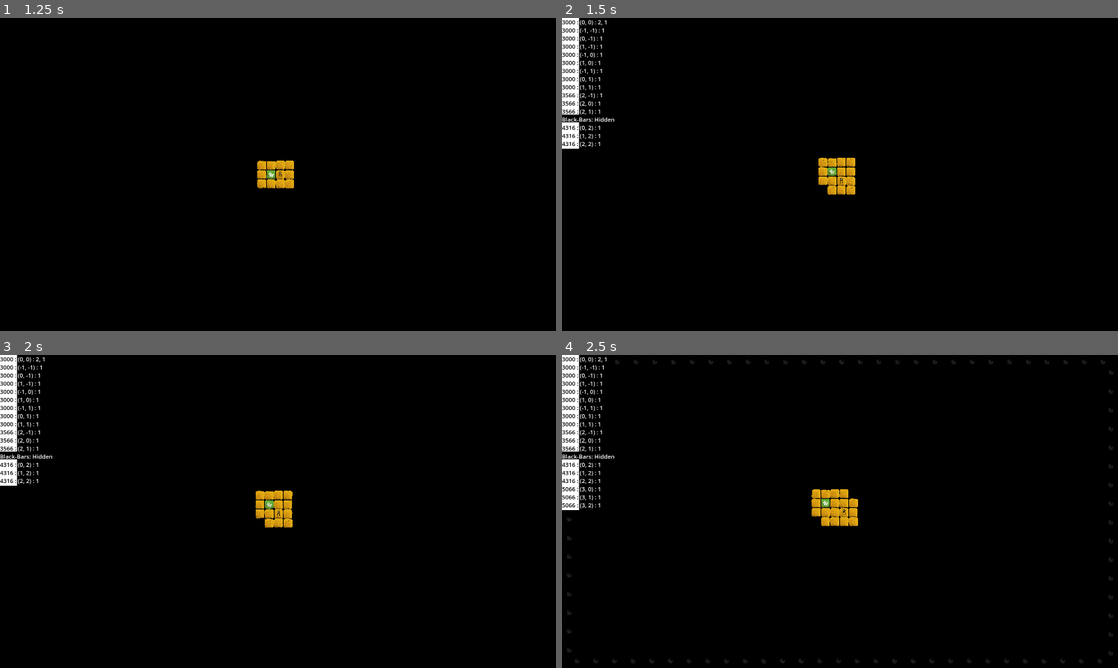
Above: before the commit, frames 1-4 (two rows, left to right).
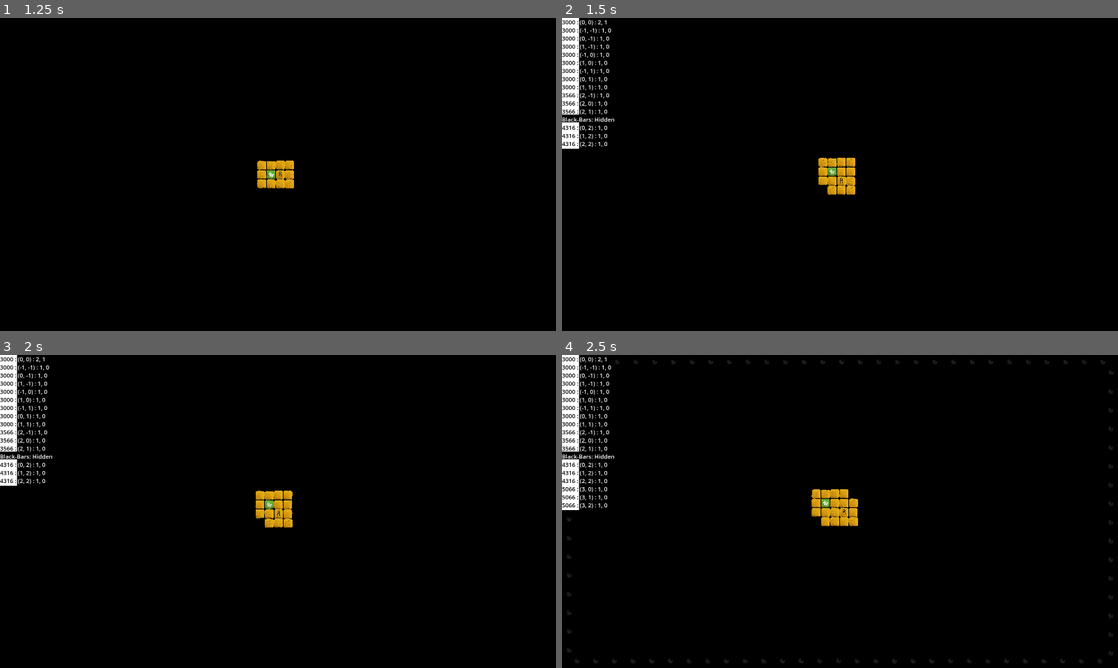
Above: after the commit, the same moments.

Repository: arrayewhy/Worlds
Game: Godot game, scene res://Scenes/Main.tscn
Same seed, same stepped clock (60 frames per second), same inputs: the game is played once before the commit and once after it.
Inputs:
- Up to frame 1 (1.25 s): tap Enter (Enter) at 0.5, 0.6 s; hold D (Right) from 0.53 s (still down)
- Up to frame 2 (1.5 s): release D (Right) at 1.28 s; hold S (Down) from 1.28 s (still down); tap ` (Tilde) at 1.35 s
- Up to frame 3 (2 s): keep holding S (Down)
- Up to frame 4 (2.5 s): release S (Down) at 2.03 s; hold D (Right) from 2.03 s (still down); tap Enter (Enter) at 2.1 s

Frame 1 is identical in both runs. In frame 2, 0.1% of the frame differs, in the area x 7-9%, y 3-42%; in frame 3, 0.1%; in frame 4, 0.1%, in the area x 7-9%, y 3-50%.

Commit message:
Update [Interaction Spawning -> All Biomes have Interactions]
At least a NULL Interaction.

Diff:
--- a/worlds/Prefabs/Biomes/Biome.tscn
+++ b/worlds/Prefabs/Biomes/Biome.tscn
@@ -12,8 +12,16 @@
 var currInteraction:InteractionMaster.Type;
 
 func Set_Interaction(interType:InteractionMaster.Type) -> void:
+
 	currInteraction = interType;
-	sprite = $\"Interaction-Sprite\";
+
+	if !sprite:
+		sprite = $\"Interaction-Sprite\";
+
+	if interType == InteractionMaster.Type.NULL:
+		sprite.hide();
+		return;
+
 	sprite.show();
 "
 
@@ -29,7 +37,6 @@
 script = SubResource("GDScript_03sd1")
 
 [node name="Interaction-Sprite" type="Sprite2D" parent="Interaction-Spawner"]
-visible = false
 z_index = 1
 texture = ExtResource("2_xqfes")
 region_enabled = true
--- a/worlds/Scripts/Autoloads/World.gd
+++ b/worlds/Scripts/Autoloads/World.gd
@@ -5,9 +5,7 @@
 var discoveredBiomes = {}; # Grid Position : [Biome Object, Biome Type, Interaction]
 
 func Record_Biome(gPos:Vector2i, biome:Object, type:BiomeMaster.Type, interType:InteractionMaster.Type = InteractionMaster.Type.NULL) -> void:
-	discoveredBiomes[gPos] = [biome, type];
-	if interType != InteractionMaster.Type.NULL:
-		discoveredBiomes[gPos].push_back(interType);
+	discoveredBiomes[gPos] = [biome, type, interType];
 
 func Is_Occupied(gPos:Vector2i) -> bool:
 	return discoveredBiomes.has(gPos);
@@ -35,8 +33,7 @@
 		InGameDebugger.Warn(str("No Biome or Interaction: ", gPos));
 		return InteractionMaster.Type.NULL;
 	else:
-		if discoveredBiomes[gPos].size() > 2:
-			return discoveredBiomes[gPos][2];
+		return discoveredBiomes[gPos][2];
 
 	InGameDebugger.Warn(str("Biome exists, but Interaction NOT found: ", gPos));
 	return InteractionMaster.Type.NULL;
--- a/worlds/Scripts/Biomes/Biome-Spawner.gd
+++ b/worlds/Scripts/Biomes/Biome-Spawner.gd
@@ -20,17 +20,13 @@
 	newPos += Vector2(randf_range(-8, 8), randf_range(-8, 8));
 	newBiome.position = newPos;
 
-	if interType != InteractionMaster.Type.NULL:
-		newBiome.Set_Interaction(interType);
+	newBiome.Set_Interaction(interType);
 
 	World.Record_Biome(gPos, newBiome, type, interType);
 
 	# Debug Message
 
-	if interType == InteractionMaster.Type.NULL:
-		InGameDebugger.Say(str(gPos, " : ", World.Get_BiomeType(gPos)), true);
-	else:
-		InGameDebugger.Say(str(gPos, " : ", World.Get_BiomeType(gPos), ", ", World.Get_InteractionType(gPos)), true);
+	InGameDebugger.Say(str(gPos, " : ", World.Get_BiomeType(gPos), ", ", World.Get_InteractionType(gPos)), true);
 
 func Instantiate_BiomeNode(type:BiomeMaster.Type) -> Node2D:
 	var newBiome:Object = biomePrefab.instantiate();
